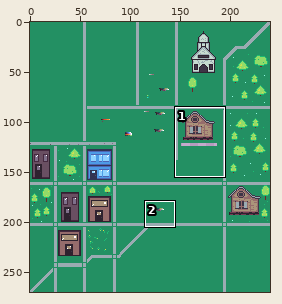
A sprite sheet gets an edit: Assets/map.png. Above, an overview of the earlier version with the close-up marked.
Close-up. First the earlier version:
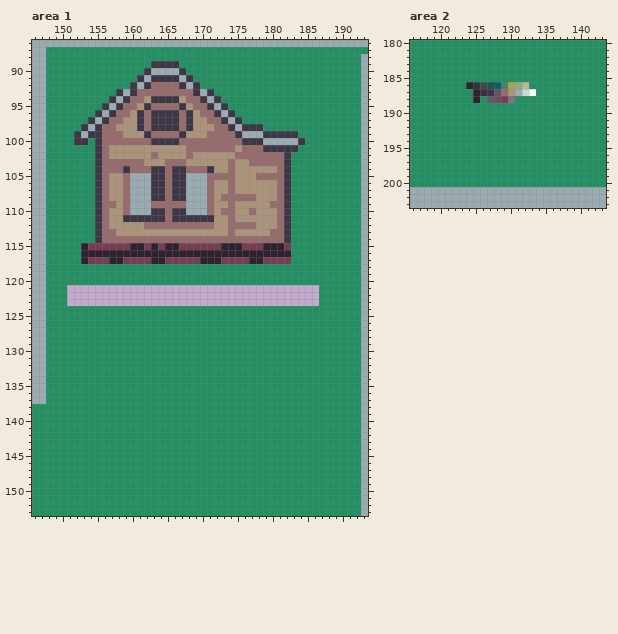
The file is 240x270 pixels. Shown: area 1: x 146..193, y 86..153; area 2: x 116..143, y 180..203. The commit also changed other parts of the picture, which this record leaves out.
And afterwards:
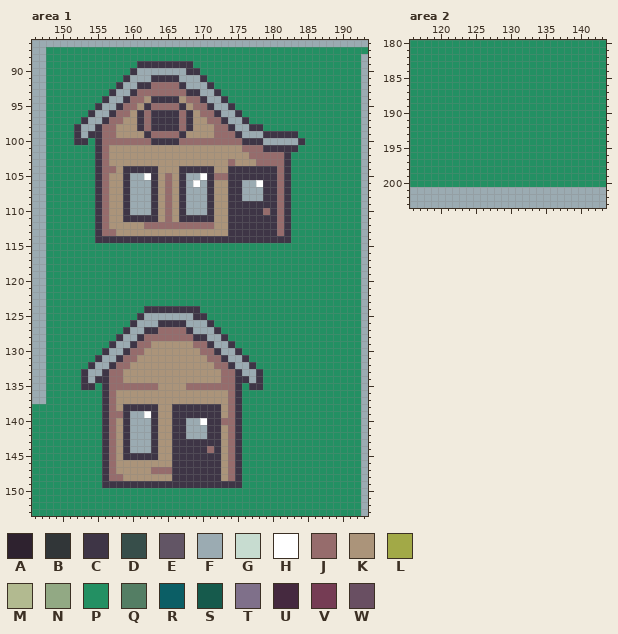
Palette (. is transparent): A #2e222f  B #313638  C #3e3546  D #374e4a  E #625565  F #9babb2  G #c7dcd0  H #ffffff  J #966c6c  K #ab947a  L #a2a947  M #b2ba90  N #92a984  P #239063  Q #547e64  R #0b5e65  S #165a4c  T #7f708a  U #45293f  V #753c54  W #694f62
What changed:
Area 1:
y 89: x 161..162 PP -> CC; x 167..168 PP -> CC
y 90: x 160..162 PPC -> CFF; x 167..169 CPP -> FCC
y 91: x 159..161 PPC -> CFF; x 168..170 CPP -> FFC
y 92: x 158..161 PPCF -> CFFC; x 169..171 CPP -> FFC
y 93: x 157..158 PC -> CF; x 168 J -> C; x 171..172 CP -> FC
y 94: x 156..157 PC -> CF; x 172..173 CP -> FC
y 95: x 155..156 PC -> CF; x 173..174 CP -> FC
y 96: x 154..155 PC -> CF; x 174..175 CP -> FC
y 97: x 153..154 PC -> CF; x 175..176 CP -> FC
y 98: x 152..153 PC -> CF; x 176 C -> F
y 99: x 158 J -> K; x 171 J -> K
y 101: x 168..174 JJJJJJJ -> KKKKKKK
y 102: x 163 J -> K; x 168 J -> K; x 175..176 JJ -> KK
y 103: x 157..161 JJJJJ -> KKKKK; x 165..167 JJJ -> KKK; x 177 J -> K
y 104: x 158 J -> K; x 160..162 JJJ -> CCC; x 164..166 CJC -> KKK; x 168..170 JJJ -> CCC; x 174..180 JKKKKKK -> CCCCCCC
y 105: x 159 J -> C; x 162 F -> H; x 164 C -> K; x 166 C -> K; x 170..171 FJ -> HC; x 174..180 JKKKJJJ -> CCCCCCC
y 106: x 159 J -> C; x 164 C -> K; x 166 C -> K; x 169 F -> H; x 171 J -> C; x 174..180 JKKKKKK -> CCFFHCC
y 107: x 159 J -> C; x 164 C -> K; x 166 C -> K; x 171 J -> C; x 174..180 JKKKKKK -> CCFFFCC
y 108: x 159 J -> C; x 164 C -> K; x 166 C -> K; x 171 J -> C; x 173..180 JJJJJKKK -> KCCFFFCC
y 109: x 157 J -> K; x 159 J -> C; x 163..164 JJ -> CK; x 166..167 JJ -> KC; x 171 J -> C; x 174..180 JKKKKKJ -> CCCCCCC
y 110: x 159 J -> C; x 164 C -> K; x 166 C -> K; x 171 J -> C; x 173..180 JJKKJKKK -> KCCCCCJC
y 111: x 164 C -> K; x 166 C -> K; x 174..180 JKKKKKK -> CCCCCCC
y 112: x 174..180 JJJJKKK -> CCCCCCC
y 113: x 174..180 JKKKKKJ -> CCCCCCC
y 114: x 156..181 JJJJJJJJJJJJJJJJJJJJJJJJJJ -> CCCCCCCCCCCCCCCCCCCCCCCCCC
y 115: x 153..182 AVVVVVVAAVAVAAVVVVVVAAAVVVAAAV -> PPPPPPPPPPPPPPPPPPPPPPPPPPPPPP
y 116: x 153..182 AAAAAAAAAAAAAAAAAAAAAAAAAAAAAA -> PPPPPPPPPPPPPPPPPPPPPPPPPPPPPP
y 117: x 153..182 AVVVAAVVVVAAVVVVVAAAVVVVAAVVVV -> PPPPPPPPPPPPPPPPPPPPPPPPPPPPPP
y 121..123: x 151..186 .................................... -> PPPPPPPPPPPPPPPPPPPPPPPPPPPPPPPPPPPP
y 124: x 162..169 PPPPPPPP -> CCCCCCCC
y 125: x 161..170 PPPPPPPPPP -> CFFFFFFFCC
y 126: x 160..171 PPPPPPPPPPPP -> CFFFCCCCFFFC
y 127: x 159..172 PPPPPPPPPPPPPP -> CFFCCJJJJCFFFC
y 128: x 158..173 PPPPPPPPPPPPPPPP -> CFFCJJJJJJJCCFFC
y 129: x 157..174 PPPPPPPPPPPPPPPPPP -> CFFCJJKKKKKKJJCFFC
y 130: x 156..175 PPPPPPPPPPPPPPPPPPPP -> CFFCJJKKKKKKKKJJCFFC
y 131: x 155..176 PPPPPPPPPPPPPPPPPPPPPP -> CFFCJJKKKKKKKKKKJJCFFC
y 132: x 154..177 PPPPPPPPPPPPPPPPPPPPPPPP -> CFFCJJKKKKKKKKKKKKJJCFFC
y 133: x 153..178 PPPPPPPPPPPPPPPPPPPPPPPPPP -> CFFCJJKKKKKKKKKKKKKKJJCFFC
y 134: x 153..178 PPPPPPPPPPPPPPPPPPPPPPPPPP -> CFCCJJKKKKKKKKKKKKKKJJCCFC
y 135: x 153..154 PP -> CC; x 156..175 PPPPPPPPPPPPPPPPPPPP -> CJJJJJJJKKKKJJJJJJJC; x 177..178 PP -> CC
y 136..137: x 156..175 PPPPPPPPPPPPPPPPPPPP -> CJKKKKKKKKKKKKKKKKJC
y 138: x 156..175 PPPPPPPPPPPPPPPPPPPP -> CJKCCCCCKKCCCCCCCKJC
y 139: x 156..175 PPPPPPPPPPPPPPPPPPPP -> CJJCFFHCKKCCCCCCCKJC
y 140: x 156..175 PPPPPPPPPPPPPPPPPPPP -> CJKCFFFCKKCCFFHCCJJC
y 141..142: x 156..175 PPPPPPPPPPPPPPPPPPPP -> CJKCFFFCKKCCFFFCCKJC
y 143: x 156..175 PPPPPPPPPPPPPPPPPPPP -> CJKCFFFCKKCCCCCCCKJC
y 144: x 156..175 PPPPPPPPPPPPPPPPPPPP -> CJKCFFFCKKCCCCCJCKJC
y 145: x 156..175 PPPPPPPPPPPPPPPPPPPP -> CJKCCCCCKKCCCCCCCKJC
y 146: x 156..175 PPPPPPPPPPPPPPPPPPPP -> CJKKKKKKKKCCCCCCCKJC
y 147: x 156..175 PPPPPPPPPPPPPPPPPPPP -> CJKKKKKJJJCCCCCCCKJC
y 148: x 156..175 PPPPPPPPPPPPPPPPPPPP -> CJJKKKKKKKCCCCCCCKJC
y 149: x 156..175 PPPPPPPPPPPPPPPPPPPP -> CCCCCCCCCCCCCCCCCCCC
Area 2:
y 186: x 124..132 ABDSRQLNM -> PPPPPPPPP
y 187: x 125..133 AUCEJKFGH -> PPPPPPPPP
y 188: x 125 A -> P; x 127..130 EWVT -> PPPP
Changed places in both close-ups, as pixel boxes (x1, y1, x2, y2):
changed: (67, 61, 319, 488)
changed: (466, 82, 536, 103)
